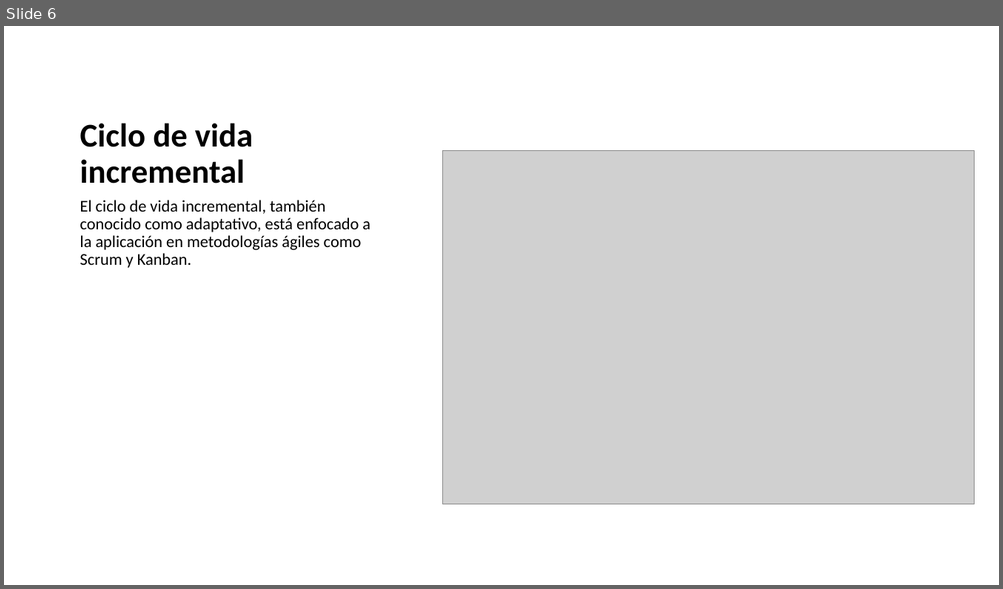
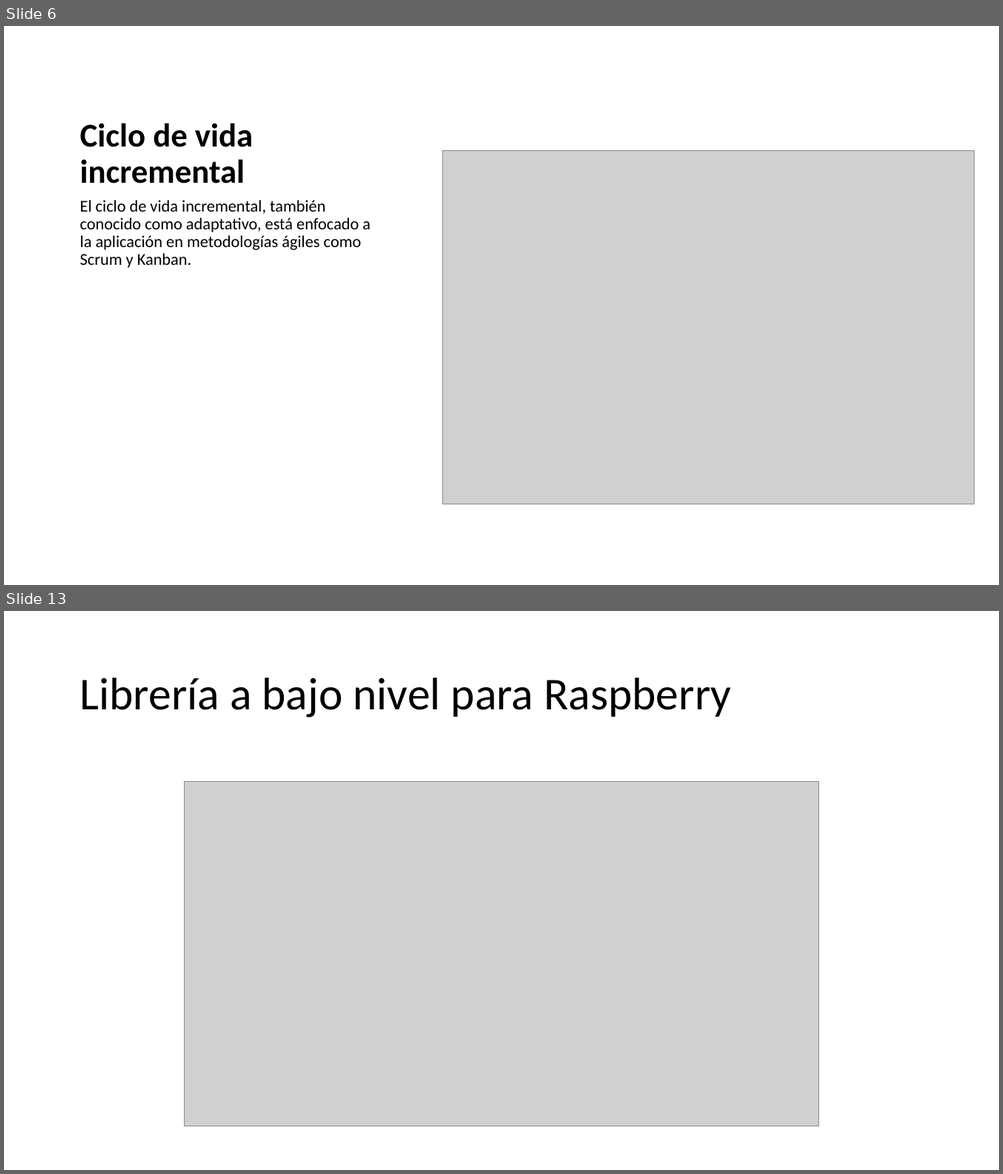
Before and after one commit to tehuano/hsm-interface, a slide deck: doc/raspberry_de0_hsm.pptx. Shown one above the other, each under a label of ours: slide 6 before the commit, slides 6 and 13 after it; the slides between them are not shown. The pictures are 1003x589 and 1003x1174 pixels, drawn with LibreOffice and Linux fonts; fonts in the diff are those of the drawing; grey boxes stand for pictures. Boxes give left, top, right and bottom in pixels: in the first picture for what was removed or moved away, otherwise in the second. Text is boxed around its words. In the diff, an @@ line names an element or a change of style, - is before the commit and + after.

```diff
--- a/doc/raspberry_de0_hsm.pptx
+++ b/doc/raspberry_de0_hsm.pptx
@@ slide 13 added at (4, 611, 999, 1170), background #FFFFFF @@
@@ title added at (79, 678, 731, 718), 44 pt, text #000000 @@
+Librería a bajo nivel para Raspberry
@@ picture added at (185, 782, 819, 1127) @@
```
Also in this commit, not shown: 21 other slides added, 37 other files.
